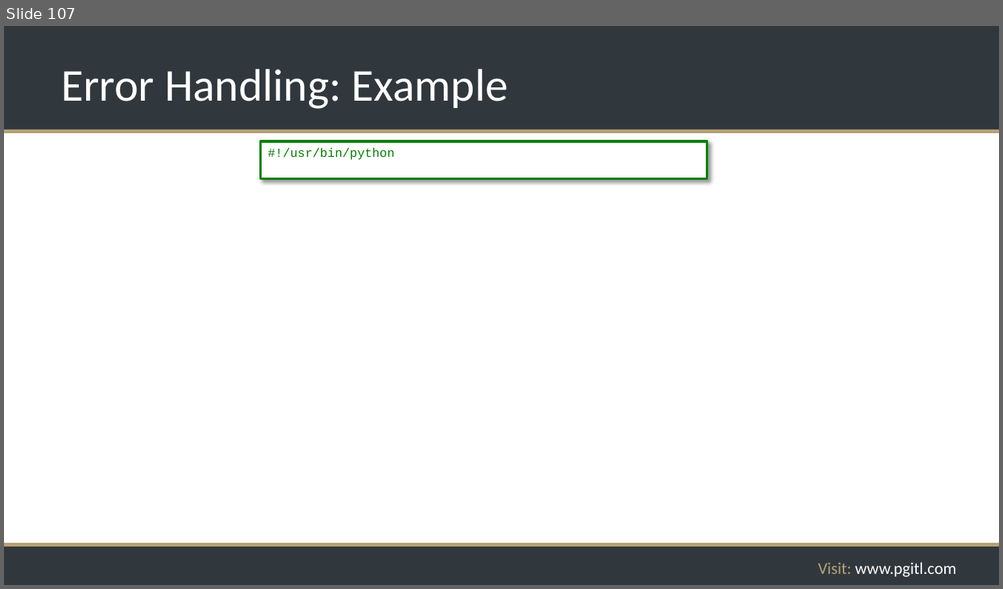
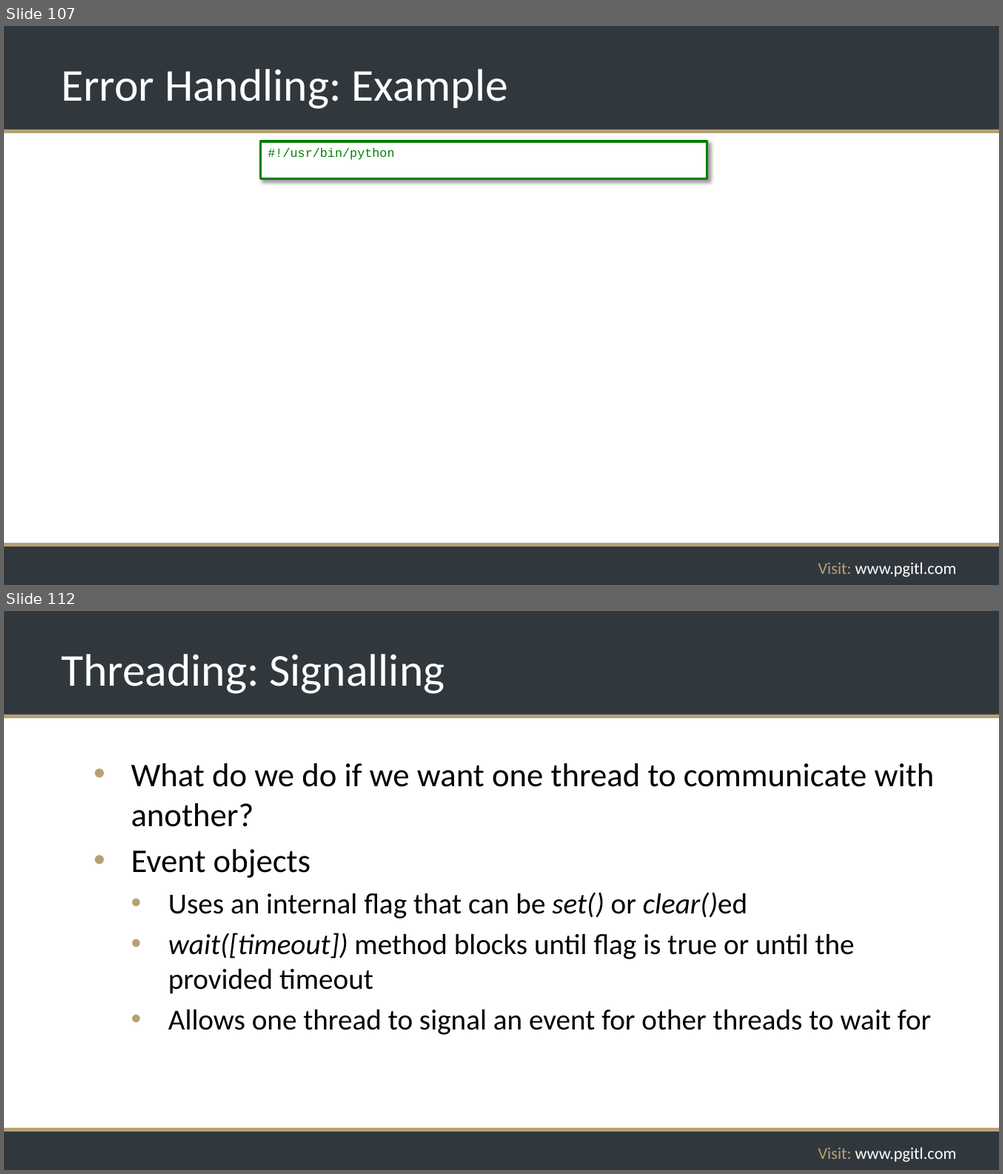
Before and after one commit to rikkouri/project-a, a slide deck: Programming Foundations.pptx. Shown one above the other, each under a label of ours: slide 107 before the commit, slides 107 and 112 after it; the slides between them are not shown. The pictures are 1003x589 and 1003x1174 pixels, drawn with LibreOffice and Linux fonts; fonts in the diff are those of the drawing; background and template pictures are left out. Boxes give left, top, right and bottom in pixels: in the first picture for what was removed or moved away, otherwise in the second. Text is boxed around its words. In the diff, an @@ line names an element or a change of style, - is before the commit and + after.

Commit message:
Threading slides

```diff
--- a/Programming Foundations.pptx
+++ b/Programming Foundations.pptx
@@ slide 112 added at [4,611,999,1170], background #FFFFFF; not listed: 5 template elements that a slide beside it also shows @@
@@ title added at [61,654,445,694], 44 pt, text #FFFFFF @@
+Threading: Signalling
@@ text added at [131,763,934,1035], 28 pt, text #000000 @@
+• What do we do if we want one thread to communicate with another?
+• Event objects
+  • Uses an internal flag that can be set() or clear()ed
+  • wait([timeout]) method blocks until flag is true or until the provided timeout
+  • Allows one thread to signal an event for other threads to wait for
```
Also in this commit, not shown: 6 other slides added.
